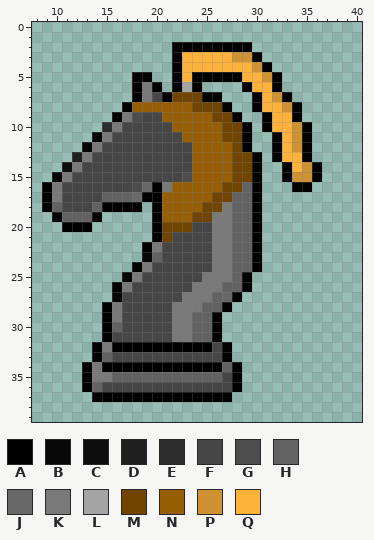
Two states of a pixel-art sprite, Code/assets/sprites/Testing-Pieces/Pieces Base Form/Black_Rider.png. The picture above was drawn from the file before the commit.
The file is 42x42 pixels. Pixels under 10% opacity are left out. Colours within 5 levels of each other are drawn and written as one. Shown: x 8..40, y 0..39.
Palette (. is transparent): A #000000  B #070707  C #0d0d0d  D #1f1f1f  E #2d2d2d  F #464646  G #4d4d4d  H #636263  J #696868  K #797979  L #a4a4a4  M #714500  N #975e04  P #cf9232  Q #ffb239
The same view after the edit:
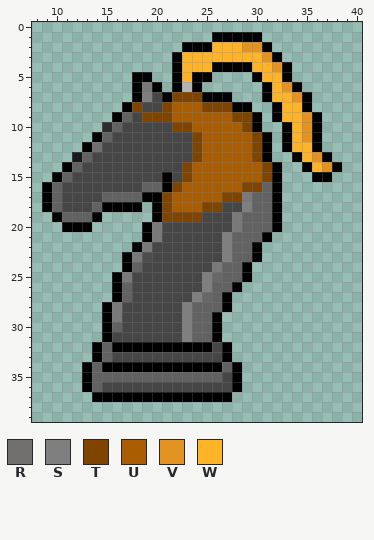
Colours new in this view: R #72706e  S #7f7f7f  T #7f4400  U #a95d00  V #e39322  W #ffb326
Change:
{"colour":"D","old":"#1f1f1f","new":"#191919"}
{"colour":"L","old":"#a4a4a4","new":"#b4b4b4"}
{"y":1,"x":26,"old":".....","new":"AAAAA"}
{"y":2,"x":22,"old":"A","new":"."}
{"y":2,"x":26,"old":"AAAA..","new":"WWWVVA"}
{"y":3,"x":23,"old":"QQQQQPPA..","new":"WWWWWWWWVA"}
{"y":4,"x":23,"old":"QQQQQQQPA..","new":"WWWAAAAWWVA"}
{"y":5,"x":23,"old":"Q","new":"W"}
{"y":5,"x":26,"old":"AAAQQPA.","new":"....AWWA"}
{"y":6,"x":29,"old":"AQQA..","new":"..AWVA"}
{"y":7,"x":19,"old":"K","new":"S"}
{"y":7,"x":22,"old":"MMM","new":"TTT"}
{"y":7,"x":27,"old":".","new":"A"}
{"y":7,"x":30,"old":"AQPA..","new":".AWWVA"}
{"y":8,"x":18,"old":"NNNNNNMMMA..AQQPA.","new":"TFFTUUUTTTAA..AWWA"}
{"y":9,"x":17,"old":"KGFFNNNNNMMA..AQQA..","new":"HFTTTUUUUUUTTA.AWWVA"}
{"y":10,"x":16,"old":"K","new":"H"}
{"y":10,"x":22,"old":"NNNNNMMA.AQQPA.","new":"TTUUUUUTA..AWVA"}
{"y":11,"x":15,"old":"K","new":"H"}
{"y":11,"x":23,"old":"NNNNMMA..AQPA.","new":"FTUUUUUTA.AWVA"}
{"y":12,"x":13,"old":"BK","new":"AR"}
{"y":12,"x":24,"old":"NNNNMA..AQPA.","new":"TUUUUUTA.AWWA"}
{"y":13,"x":13,"old":"K","new":"H"}
{"y":13,"x":24,"old":"NNNNMMA.AQQA..","new":"TUUUUUTA..AWVA"}
{"y":14,"x":11,"old":"CK","new":"AH"}
{"y":14,"x":23,"old":"FNNNNMMA..AQPA..","new":"TUUUUUUUTA..AWVA"}
{"y":15,"x":11,"old":"K","new":"H"}
{"y":15,"x":21,"old":"F","new":"A"}
{"y":15,"x":23,"old":"GNNNNMMA..APP","new":"TUUUUUUUTA..."}
{"y":15,"x":37,"old":".","new":"A"}
{"y":16,"x":10,"old":"K","new":"H"}
{"y":16,"x":18,"old":"GJAKNNNNNMMHA..","new":"FHHATUUUUUUTTHA"}
{"y":16,"x":34,"old":"AA","new":".."}
{"y":17,"x":10,"old":"K","new":"H"}
{"y":17,"x":18,"old":"J","new":"H"}
{"y":17,"x":21,"old":"NNNNNMMHHA..","new":"TUUUUUTTKHHA"}
{"y":18,"x":21,"old":"NNNNMMKHHA..","new":"TUUUTTFFSHHA"}
{"y":19,"x":21,"old":"NNNMMKKH","new":"TTTTFFFK"}
{"y":19,"x":30,"old":"A..","new":"HHA"}
{"y":20,"x":19,"old":".AMMM","new":"AKFFF"}
{"y":20,"x":26,"old":"KKH","new":"FFK"}
{"y":20,"x":30,"old":"A..","new":"HHA"}
{"y":21,"x":19,"old":".AM","new":"AKF"}
{"y":21,"x":26,"old":"KK","new":"FS"}
{"y":21,"x":30,"old":"A.","new":"HA"}
{"y":22,"x":18,"old":".AK","new":"AKF"}
{"y":22,"x":26,"old":"KK","new":"FS"}
{"y":23,"x":17,"old":"..BH","new":"AKGF"}
{"y":23,"x":26,"old":"KK","new":"FS"}
{"y":24,"x":17,"old":".AK","new":"AHF"}
{"y":24,"x":27,"old":"K","new":"H"}
{"y":24,"x":29,"old":"HA","new":"A."}
{"y":25,"x":16,"old":".BK","new":"AKF"}
{"y":25,"x":25,"old":"KKK","new":"SJH"}
{"y":26,"x":17,"old":"K","new":"H"}
{"y":26,"x":24,"old":"KKK","new":"FSH"}
{"y":26,"x":28,"old":"HA","new":"A."}
{"y":27,"x":16,"old":"BF","new":"AH"}
{"y":27,"x":23,"old":"KKK","new":"FSJ"}
{"y":27,"x":27,"old":"JA","new":"A."}
{"y":28,"x":22,"old":"KKK","new":"FSH"}
{"y":29,"x":22,"old":"KK","new":"FS"}
{"y":30,"x":22,"old":"KK","new":"FS"}
{"y":31,"x":22,"old":"KK","new":"FS"}
{"y":32,"x":15,"old":"K","new":"H"}
{"y":34,"x":14,"old":"K","new":"H"}
{"y":35,"x":14,"old":"KK","new":"HH"}
